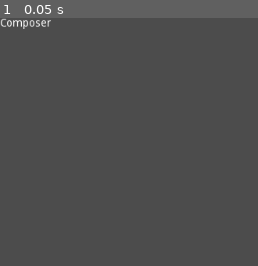
Above: before the commit, frame 1.
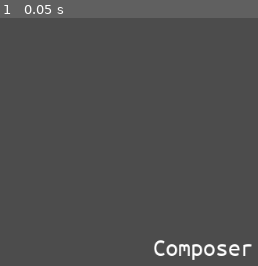
Above: after the commit, the same moment.

Repository: hamdle/wordtyper
Game: Godot game, scene res://WordTyper.tscn
Same seed, same stepped clock (60 frames per second), same inputs: the game is played once before the commit and once after it. The project has no main scene, so this scene is started directly.
Inputs:
- Up to frame 1 (0.05 s): no input

The runs differ from the first frame. In frame 1, 1.4% of the frame differs, in the area x 0-98%, y 0-98%.

Commit message:
Add ubuntu dynamic font

Diff:
--- a/WordTyper.tscn
+++ b/WordTyper.tscn
@@ -1,8 +1,22 @@
-[gd_scene format=2]
+[gd_scene load_steps=2 format=2]
+
+[ext_resource path="res://ubuntu_dynamicfont.tres" type="DynamicFont" id=1]
 
 [node name="WordTyper" type="Node" index="0"]
 
-[node name="Container" type="Container" parent="." index="0"]
+[node name="KinematicBody2D" type="KinematicBody2D" parent="." index="0"]
+
+position = Vector2( 196, 278 )
+scale = Vector2( 1, 1 )
+input_pickable = false
+collision_layer = 1
+collision_mask = 1
+collision/safe_margin = 0.08
+__meta__ = {
+"_edit_group_": true
+}
+
+[node name="Container" type="Container" parent="KinematicBody2D" index="0"]
 
 anchor_left = 0.0
 anchor_top = 0.0
@@ -18,7 +32,7 @@
 size_flags_vertical = 1
 _sections_unfolded = [ "Margin" ]
 
-[node name="Label" type="Label" parent="Container" index="0"]
+[node name="Label" type="Label" parent="KinematicBody2D/Container" index="0"]
 
 anchor_left = 0.0
 anchor_top = 0.0
@@ -32,7 +46,9 @@
 mouse_default_cursor_shape = 0
 size_flags_horizontal = 1
 size_flags_vertical = 4
+custom_fonts/font = ExtResource( 1 )
 text = "Composer"
 percent_visible = 1.0
 lines_skipped = 0
 max_lines_visible = -1
+_sections_unfolded = [ "custom_fonts", "custom_styles" ]
--- /dev/null
+++ b/ubuntu_dynamicfont.tres
@@ -0,0 +1,11 @@
+[gd_resource type="DynamicFont" load_steps=2 format=2]
+
+[ext_resource path="res://UbuntuMono-R.ttf" type="DynamicFontData" id=1]
+
+[resource]
+
+size = 32
+use_mipmaps = false
+use_filter = false
+font_data = ExtResource( 1 )
+_sections_unfolded = [ "Font", "Settings" ]
Binary file added: UbuntuMono-R.ttf
